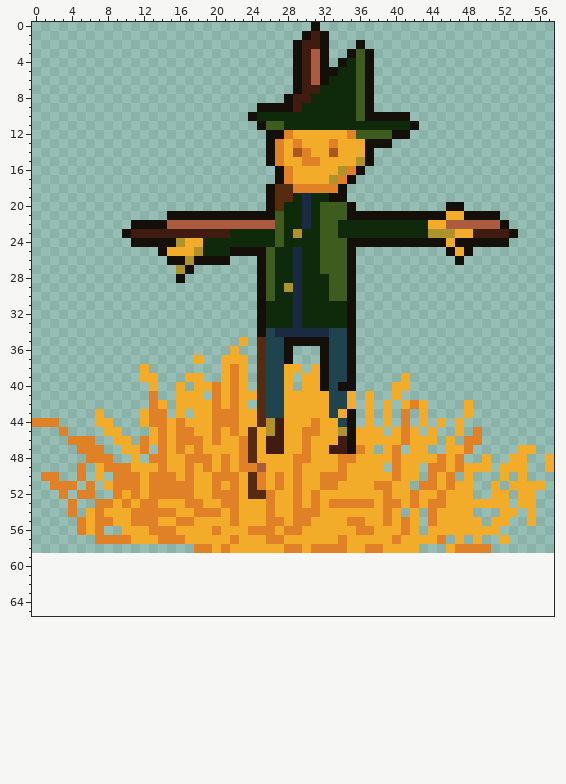
File history of a sprite sheet, Assets/Art/Sprites/Objects/Structures/scarecrow.png. That is the earlier state.
The file is 58x59 pixels. Colours within 5 levels of each other are drawn and written as one. The old version is drawn lined up with the new one, on the new canvas.
The same view after the edit:
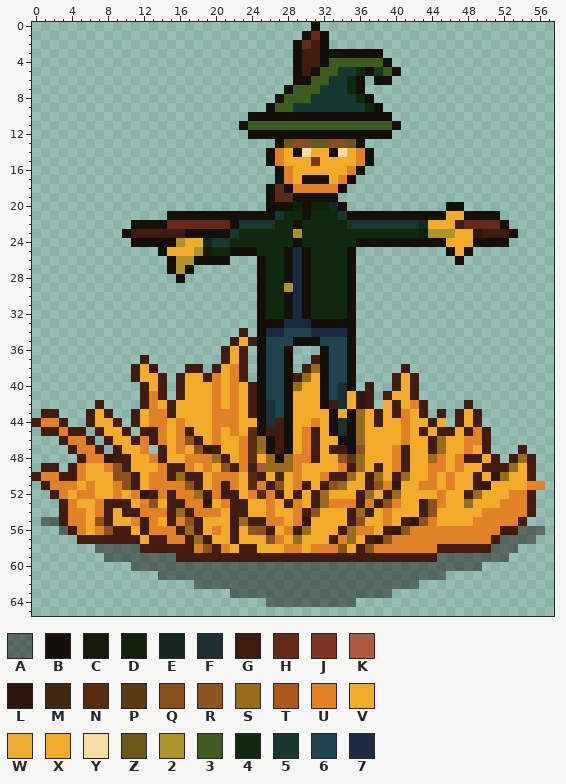
Palette (. is transparent): A #150f0a77  B #150f0a  C #12190b  D #111f0b  E #162822  F #1c2f33  G #401b0f  H #642a17  J #803520  K #ad5b40  L #2f170d  M #402811  N #572b10  P #5d3815  Q #864f1b  R #8e531c  S #986c1d  T #ab561d  U #e08128  V #f1ab29f8  W #f2ac29f0  X #f2ac29  Y #f5dda6  Z #6a581c  2 #ad932a  3 #3d5c1e  4 #0f290b  5 #163831  6 #20444f  7 #1a2a40
Changes in this commit:
canvas 58x59 -> 58x66
@@ x 0..57 @@
  0 ...............................B..........................
- 1 ..............................BGB.........................
- 2 .............................BGGB...B.....................
- 3 .............................BGKB..B3B....................
- 4 .............................BGKB.B43B....................
- 5 .............................BGKBB443B....................
- 6 .............................BGKB4443B....................
- 7 .............................BGG44443B....................
- 8 ............................BGG444443B....................
- 9 .........................BBBBG4444443B....................
-10 ........................B444444444443BBBBB................
-11 .........................B3344444444444444B...............
-12 ..........................BBUXXXXXXU3333BB................
-13 ..........................BUXUXXXUXXVBBB..................
-14 ..........................BUXTUXXTXXWB....................
-15 ..........................BUXXUUXXXX2B....................
-16 ...........................BUXXXXX2UB.....................
-17 ...........................BUXXXX2UB......................
-18 ..........................BNNUUUUUB.......................
-19 ..........................BNN4744BB.......................
-20 ..........................BN4474333B..........BB..........
-21 ...............BBBBBBBBBBBB34474333BBBBBBBBBBBXXBBBB......
-22 ...........BBBBKKKKKKKKKKKK34474334444444444XXKKKKKKB.....
-23 ..........BGGGGGGGGGGG4444434244334444444444222XXGGGGB....
-24 ...........BBBBB2XX4444444434444333BBBBBBBBBBBXBBBBBB.....
-25 ..............BXXX2444BBBB344744333B..........BXB.........
-26 ...............BB2BBBB...B344744333B...........B..........
-27 ................2B.......B344744333B......................
-28 ................B........B344744433B......................
-29 .........................B342744433B......................
-30 .........................B344744433B......................
-31 .........................B444744444B......................
-32 .........................B444744444B......................
-33 .........................B444744444B......................
-34 .........................B677777766B......................
-35 .......................X.N66BBBBB66B......................
-36 ......................X..N66B...B66B......................
-37 ..................X..XXX.N66B...B66B......................
-38 ............X........XUX.N66XX.XB66B......................
-39 ............XX...XX..XUX.N66X.XXB66B.....X................
-40 .............X..X.XXUXUX.N66X.XXB6BB....XX................
-41 .............U..XXX.UXUXXN66XXXXX66X.X..X.................
-42 .............UX.XXXXUXUX.N66XXXXX66X.X.X.XUX....X.........
-43 .......X....XUU.X.XXUUUXXN66XXXXX6XB.X.X.U.X....X.........
-44 UUU....XX...XUUXUXXXUUUXXN2GXXXUXX6B.X.X.U.X.X.X..........
-45 ...U....XX...XUXUUXXUXUXNX2GXXUUXX2BXXX.XUX.X..X.U........
-46 ....UUU..XX.UXUXUUUXUXXUNXGGXXUXXXGBXXXXXUXXX.X.UU........
-47 .....UUU..XXU.UXUXUXXXXUNXGGXXUXXGGBUX.XU.XX..XXU.....XX..
-48 ......UUU..X.UUXXUUUXUXUNXXXXUUXXXUUXXXXUXXXXUXU..X..XX..X
-49 .....U.XUUUXXXUXXUXUXUXUUKXXXUXXXXUXXXX.UXX.UUXUXXX.XXX..X
-50 .UU..U.X.UUUXUUUXUXXUUUXNUXUXUXXUUUXXXXXUXX.UXU.X...X.X...
-51 ..UUU.U.XUUUXUUUUUXXUXUXNUXUXUXXUUXXXXUUXX.UUXUXX..X.XXXX.
-52 ...U.UU..UXUXUUUUUXXUUUXNNUXXUXUXXXXXXXUXXUXXUXXX..XX.XX..
-53 ....U..UUXUXUUXXXUUXXUUXXXUXXUXUXUUUUUXUUXUXUUXXXXXXX.XX..
-54 ....U.XUXXXUUUUUXXUUUXUXXXUXXUUUXXXXXXXUX.X.UXXXX...XX.X..
-55 .....UXUUXXUUUXXUUXXXXUXXXUUXUUXXXXUUXXUXUX.UXXXXX.XX..X..
-56 .....UXU..XXXUUUXXXXUXXXUUUXUUXXXXXXUUXXXUX.XXXXXXXX......
-57 .......UUUUXXXUUUXXXXXUXXXUUXXXXXXUXXXXXUXXXXU.X.X..X.....
-58 ..................UUXUXXXXXXUUXUUUUXXUUXXXX...XUUUU.......
-59 ..........................................................
-60 ..........................................................
-61 ..........................................................
-62 ..........................................................
-63 ..........................................................
-64 ..........................................................
+ 1 ..............................BHB.........................
+ 2 .............................BHGB.........................
+ 3 .............................BGGBBBBBBB...................
+ 4 .............................BGGB333333B..................
+ 5 .............................BGB33554B53B.................
+ 6 .............................BB33554B.BB..................
+ 7 ............................B3335554B.....................
+ 8 ...........................B333555554B....................
+ 9 ..........................B33555555554B...................
+10 ........................BBBBBBBBBBBBBBBB..................
+11 .......................B3333333333333333B.................
+12 ........................BBBBBBBBBBBBBBBB..................
+13 ...........................BZQQZZQQZB.....................
+14 ..........................BUXBYXXBYXUB....................
+15 ..........................BUXXXJXXXXUB....................
+16 ...........................BUXXXXXXUB.....................
+17 ...........................BUXBBBXUB......................
+18 ..........................BNBUUUUUB.......................
+19 ..........................BNNBBBBB........................
+20 ..........................BBBDBDDEB...........BB..........
+21 ...............BBBBBBBBBBBB544B4445BBBBBBBBBBBXXBBBB......
+22 ...........BBBBHHHHHHHB555544B4444455555555EXXXGHHHHB.....
+23 ..........BGGGGGGBBBBB544444424444444444444D222XXLGGGB....
+24 ...........BBBBB2XXE554444444B444444BBBBBBBBBBXXXBBBB.....
+25 ..............BXXX2C44BBB444B7B4444B..........BXB.........
+26 ...............B22BBBB...B44B7B4444B...........B..........
+27 ...............B2B.......B44B7B4444B......................
+28 ................B........B44B7B4444B......................
+29 .........................B4427B4444B......................
+30 .........................B44B7B4444B......................
+31 .........................B44B7B4444B......................
+32 .........................B44B7B4444B......................
+33 .........................BBB777BBBBB......................
+34 .......................G.B776667777B......................
+35 ......................GXGB666BBB666B......................
+36 .....................GXG.B66B...B66B......................
+37 ............G........GXG.B66B..GB66B......................
+38 ...........GXG...GG.GXUG.B66B.GSB66B.....G................
+39 ...........GXXG.GXXGUXUG.B66BGSXB66B....GXG...............
+40 ............GXG.GXXXUXUXGB66BSXXB6FB.G..GXG...............
+41 ............GUG.GXXXUXUXGB66BXXXB6FXLG.GXXG...............
+42 .......G....GUXGXXXXUXUXGBF6BXXXBGFXLG.XGXUG....G.........
+43 .GG...GXG..GXUUGXXXXUUUXGBF6BXXXXBXBSXGXGUXG.G.GXG........
+44 GUUG..GXXG.GXUUXUXXXUUUXXBFGBXXUXBFBSXGXXUXXGX.GXG........
+45 .GGUGG.GXXG.GGUXUGXXUXUXNBGGBXUGXBFBSXXXXUXGXGGXGUG.......
+46 ...GUUG.GXXGUGUXURGXUXXUNSBGBXUGXXBBSXXXXUXXGSXXUUG.......
+47 ....GUUG.GXXU.GXUXRLGXXUNSBGBXUGXGGBRXXXUGXXGSXXUXG...G...
+48 .....GUULGGXXUGXXUUUSGXUNXSBSUUGXXRPSXXXUGXXSUXUGGXG.GSG..
+49 .GG.GUXXURGXXXUGGUXUXRGUGKSSSUXXXXUGSXGXUGXXUUXUXXGGGSXG..
+50 GUUGGUXXXRRGXUUGSGGXUUUXNGXMXUXXUGGSXGSXGSXXUXUXXGXLSXXG..
+51 .GUUUXUXXURGXUUUURGXUGUXNUGRXUGXGRSXXGRULXXUUXUXXGLXXXXUU.
+52 ..GUXUUXXUXULGUGUUSGUGGXUNUGXGXGSXXXGSXGSXXXXUXXGSXXXUUG..
+53 ...GUXXUGGGXURXGGUULXUGGXXUXGUXGSUUUGUGRUXXGRUXXSXXXUUUG..
+54 ...GUUXUGXGGUUUGSGUUUXGGXXUXXUGRXXXGSGXUXXXGRXXXXXUUUUUG..
+55 .AAGUUXRGXXUGUXGURGXXXGSGGUUXULXXXXGRXXUXGLRUXXXXUUUUUG...
+56 ...AGUXURGGXGUUUGSGXUXGXRRGXUGSXXXGSUUXGLRUUUUUUUUUUGGAAA.
+57 .....GGGGGGGXGGUUGSGXXGXXXRUXSXXXGUSXGLRUUUUUUUUUUUGAAAA..
+58 .......AAAAAGGGGGGURGUXGGXXXUUXUUURXGRUUUUUUUGGGGGGAAA....
+59 ........AAAAAAAAGGGGGGGGGGGGGGGGGGGGGGGGGGGGGAAAAAAAA.....
+60 ...........AAAAAAAAAAAAAAAAAAAAAAAAAAAAAAAAAAAAAAA........
+61 ..............AAAAAAAAAAAAAAAAAAAAAAAAAAAAAAAA............
+62 ..................AAAAAAAAAAAAAAAAAAAAAAAAA...............
+63 ......................AAAAAAAAAAAAAAAAAA..................
+64 ..........................AAAAAAAAAA......................
 65 ..........................................................
